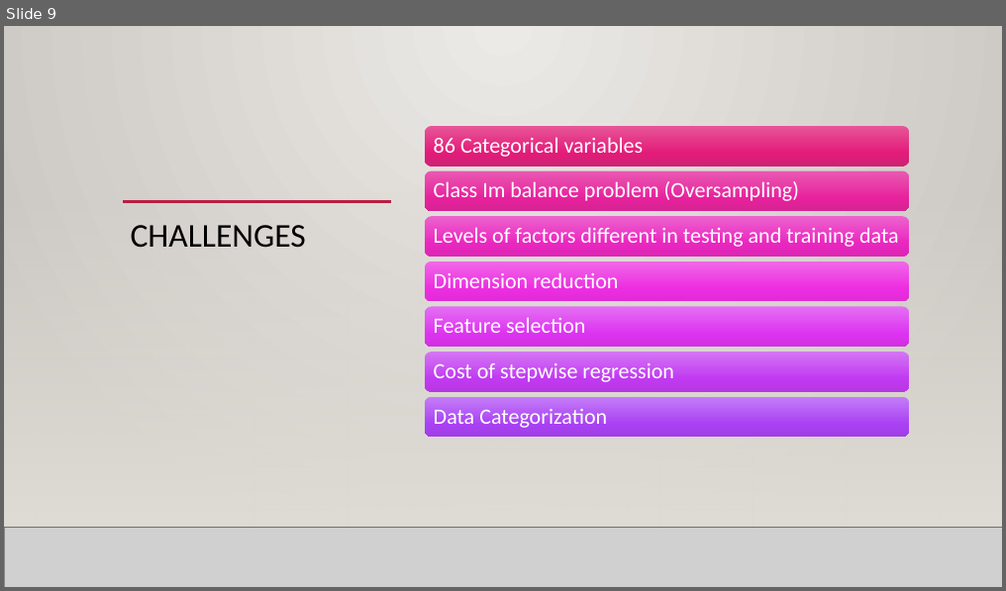
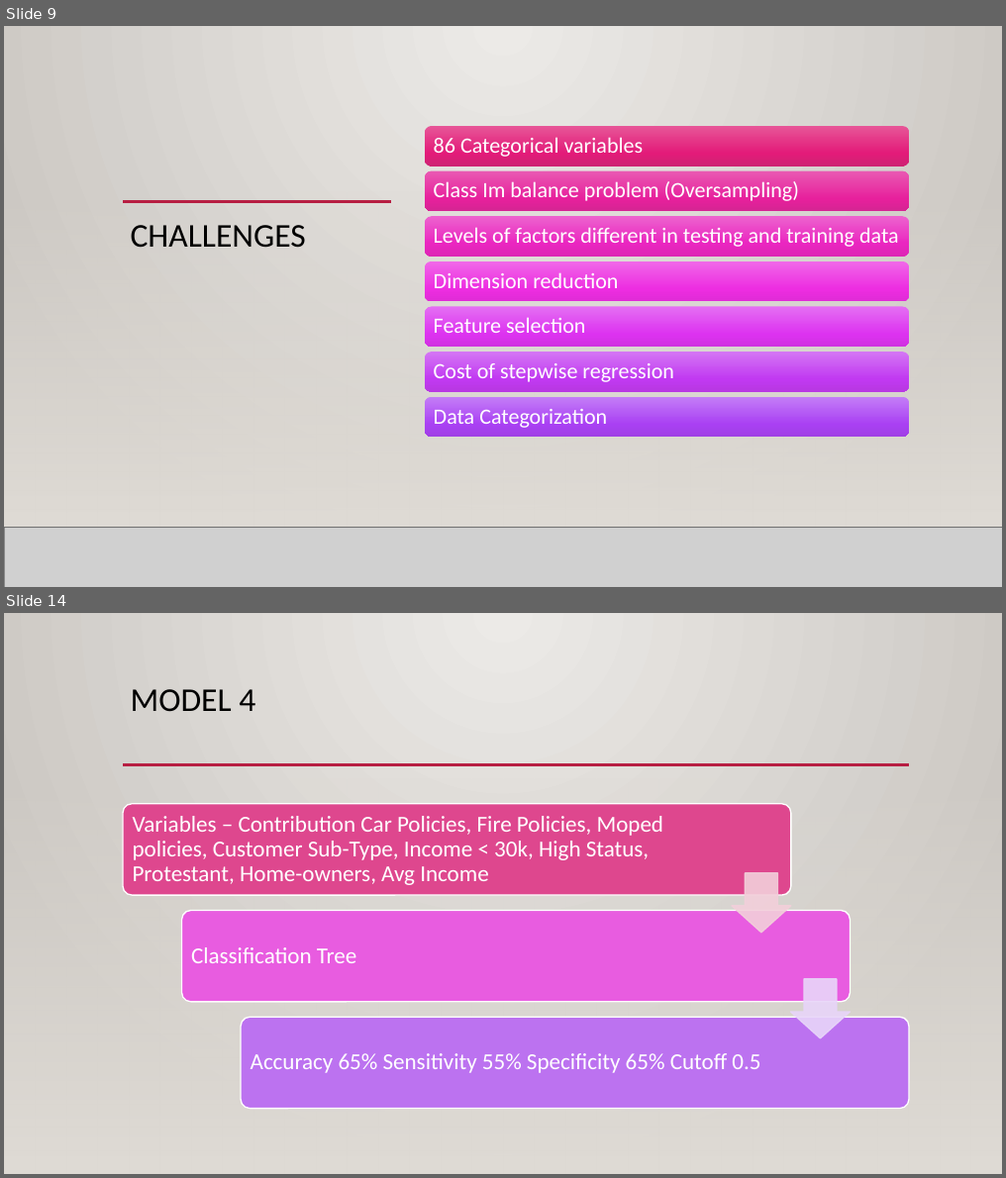
Before and after one commit to karimkhamwani/data-mining, a slide deck: Caravan.pptx. Shown one above the other, each under a label of ours: slide 9 before the commit, slides 9 and 14 after it; the slides between them are not shown. The pictures are 1006x591 and 1006x1178 pixels, drawn with LibreOffice and Linux fonts; fonts in the diff are those of the drawing; grey boxes stand for pictures; background and template pictures are left out. Boxes give left, top, right and bottom in pixels: in the first picture for what was removed or moved away, otherwise in the second. Text is boxed around its words. In the diff, an @@ line names an element or a change of style, - is before the commit and + after.

```diff
--- a/Caravan.pptx
+++ b/Caravan.pptx
@@ slide 14 added at bbox=[4, 613, 1002, 1174], background gradient #ECEAE7 to #CAC7C1; not listed: 3 template elements that a slide beside it also shows @@
@@ rectangle added at bbox=[4, 613, 1002, 1174], fill gradient #ECEAE7 to #CAC7C1 @@
@@ title added at bbox=[131, 689, 255, 712], 32 pt, text #000000 @@
+MODEL 4
@@ rectangle added at bbox=[4, 778, 1002, 1174], fill gradient #DFDBD5 @@
@@ line added from (123, 765) to (909, 765), #B71E42 2.5 pt @@
@@ group added at bbox=[123, 804, 909, 1109]: 3 rounded rectangles, 3 texts, 2 down arrows @@
+Variables – Contribution Car Policies, Fire Policies, Moped policies, Customer Sub-Type, Income < 30k, High Status, Protestant, Home-owners, Avg Income
+Classification Tree
+Accuracy 65% Sensitivity 55% Specificity 65% Cutoff 0.5
```
Also in this commit, not shown: 10 slides changed, 3 other slides added, 2 slides removed.
